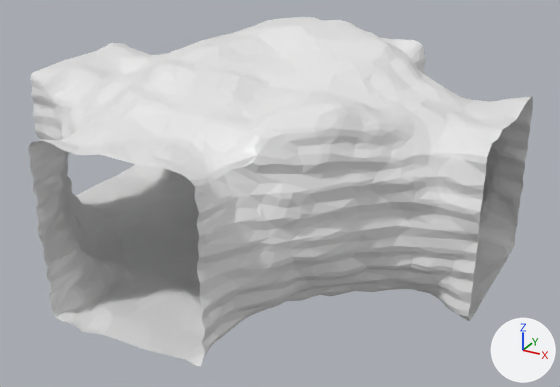
A saved change to the FBX model Assets/4_Meshes/Environment/E_Tunnel_Cross.fbx.
Before and after are seen from a 50 mm camera at (5.43, -12.14, 6.87) aimed at (-1.09, -0.28, 0.94). Every picture has the same lights, and +X, +Y and +Z are marked at lower right. Where no turn or scale is listed for an object, it has been applied to the vertices.

In view in the first picture: 'E_Tunnel_Cross'.
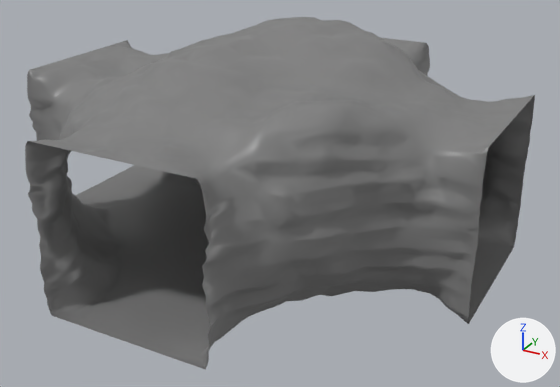
The edits, one by one:
Material 'Grey' (mat_grey) is new.
Its base color is (0.214, 0.214, 0.214) (grey #7f7f7f).
Its roughness is 0.4.
me_cube_024 is used by ob_e_tunnel_cross; location (0.0, 0.0, 0.0).
me_cube_024 had 3722 vertices, 7186 faces and spanned x -6.03..3.03, y -4.51..4.53, z -0.1..4.02.
me_cube_024 now has 3396 vertices, 6558 faces and spans x -6.0..3.0, y -4.5..4.5, z -0.05..4.02.
me_cube_024 part 1: 250 vertices moved from x -6.02..3.01, y -4.51..4.53, z -0.1..3.05 to x -6.0..3.0, y -4.5..4.5, z -0.04..3.0; 481 vertices removed from x -6.03..3.03, y -4.51..4.51, z -0.1..2.99; 157 vertices added at x -6.0..3.0, y -4.5..4.5, z -0.05..2.54.
me_cube_024 part 2: 1 vertex moved from x 0.64, y 0.6, z 3.72 to x 0.63, y 0.62, z 3.72; 1 vertex removed from x 0.51, y 0.2, z 3.62.
me_cube_024 part 3: 6018 faces spanning x -6.0..3.0, y -4.5..4.5, z -0.04..4.02 switch from mat_material (white #e7e7e7) to mat_grey (grey #7f7f7f).
me_cube_024 part 4: the surface is now shaded smooth.

Boxes [x1, y1, x2, y2] around the edits, measured in the pictures (560 x 387 px; the box of a moved part takes in the faces that stretch with it):
'E_Tunnel_Cross', reshaped: before [28, 17, 533, 366]; after [25, 17, 535, 370]
part 1 of me_cube_024, moved or reshaped: before [28, 39, 533, 366]; after [25, 39, 535, 370]
part 2 of me_cube_024, moved or reshaped: before [363, 44, 397, 61]; after [385, 44, 397, 56]
part 3 of me_cube_024, recoloured (white to grey): [34, 17, 519, 358] in both
